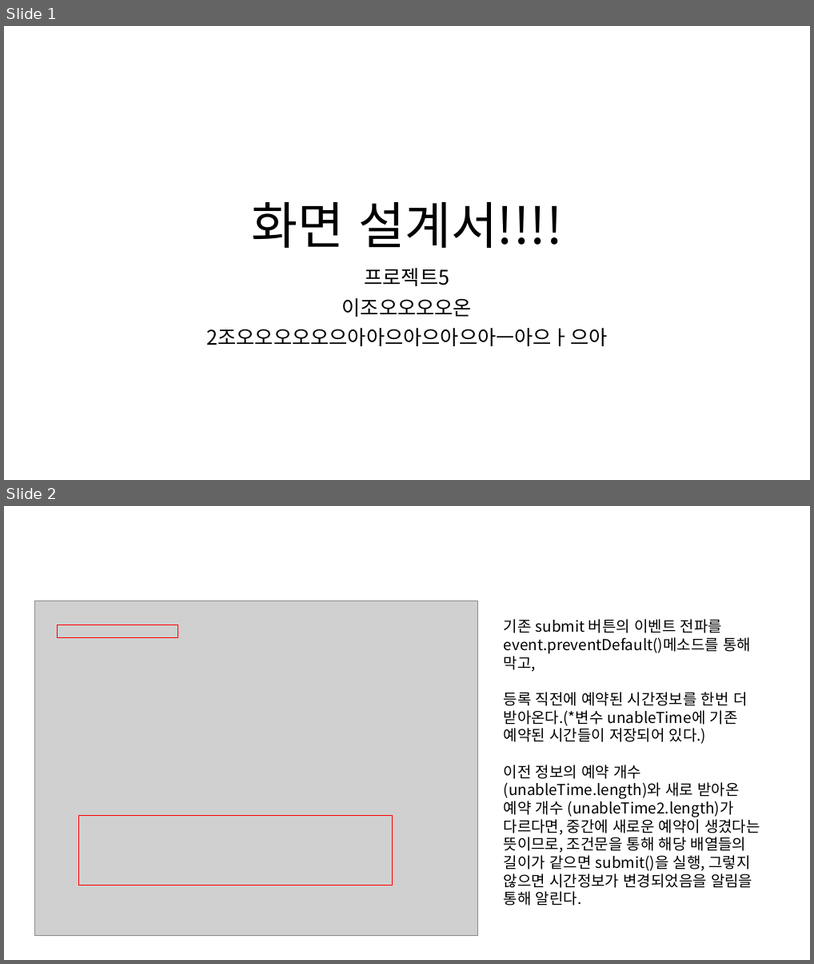
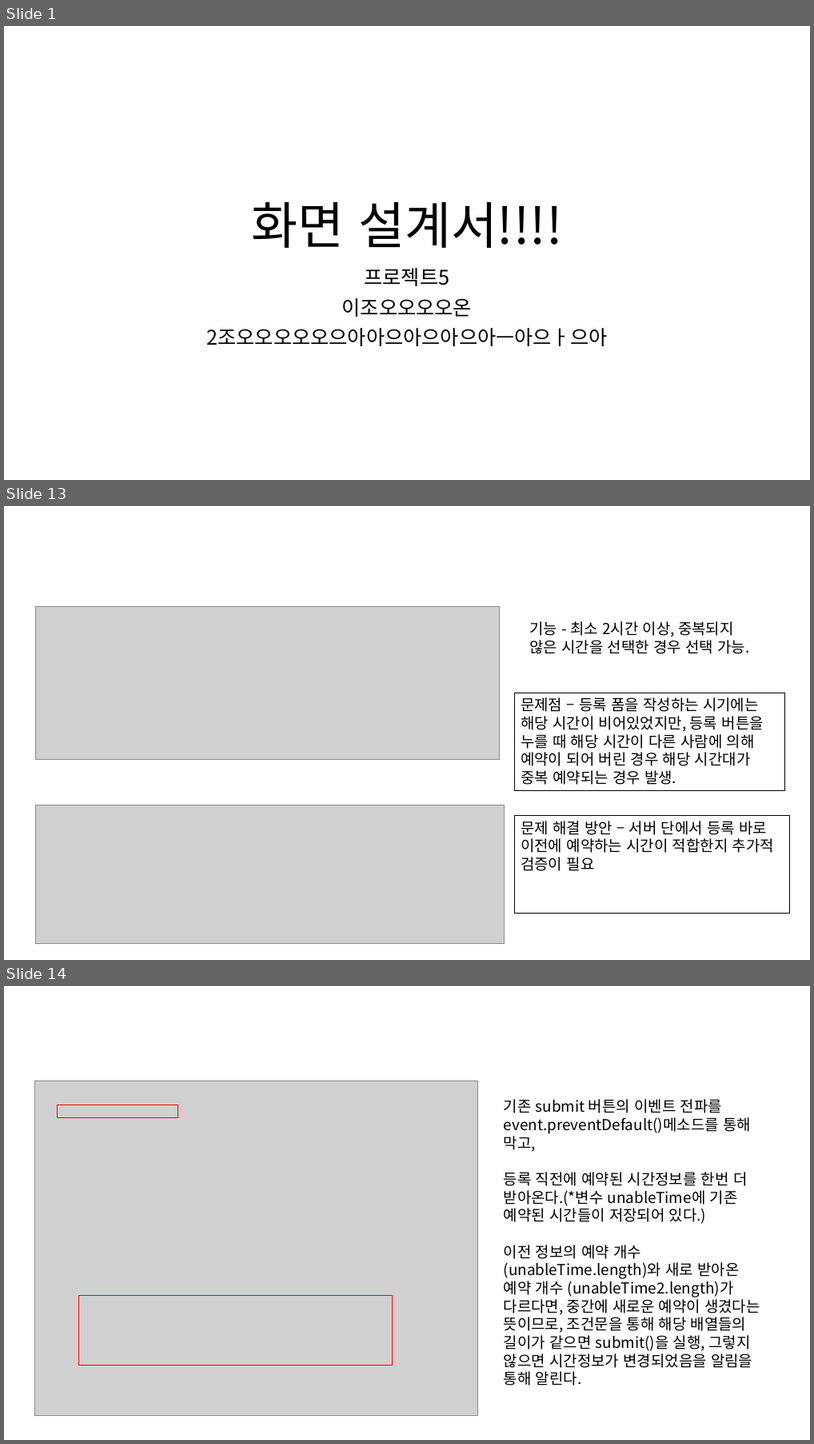
Before and after one commit to ezenteam2/e-Zone, a slide deck: 0 발표용 파워포인트/0501 5차발표/0501 project05 - 파워포인트 - 형준.pptx. Shown one above the other, each under a label of ours: slides 1 and 2 before the commit, slides 1, 13 and 14 after it; the slides between them are not shown. The pictures are 814x964 and 814x1444 pixels, drawn with LibreOffice and Linux fonts; fonts in the diff are those of the drawing; grey boxes stand for pictures. Boxes give left, top, right and bottom in pixels: in the first picture for what was removed or moved away, otherwise in the second. Text is boxed around its words. In the diff, an @@ line names an element or a change of style, - is before the commit and + after.

```diff
--- a/0 발표용 파워포인트/0501 5차발표/0501 project05 - 파워포인트 - 형준.pptx
+++ b/0 발표용 파워포인트/0501 5차발표/0501 project05 - 파워포인트 - 형준.pptx
@@ slide 13 added at [4,506,810,960], background #FFFFFF @@
@@ picture added at [35,606,499,759] @@
@@ text added at [530,621,750,654], 18 pt, text #000000 @@
+기능 - 최소 2시간 이상, 중복되지 않은 시간을 선택한 경우 선택 가능.
@@ rectangle added at [515,692,786,790], outline #000000 0.75 pt, 18 pt, text #000000 @@
+문제점 – 등록 폼을 작성하는 시기에는 해당 시간이 비어있었지만, 등록 버튼을 누를 때 해당 시간이 다른 사람에 의해 예약이 되어 버린 경우 해당 시간대가 중복 예약되는 경우 발생.
@@ picture added at [35,805,504,944] @@
@@ rectangle added at [515,815,790,913], outline #000000 0.75 pt, 18 pt, text #000000 @@
+문제 해결 방안 – 서버 단에서 등록 바로 이전에 예약하는 시간이 적합한지 추가적 검증이 필요
@@ what was slide 2 is now slide 14 @@
```
Also in this commit, not shown: 31 other slides added.
